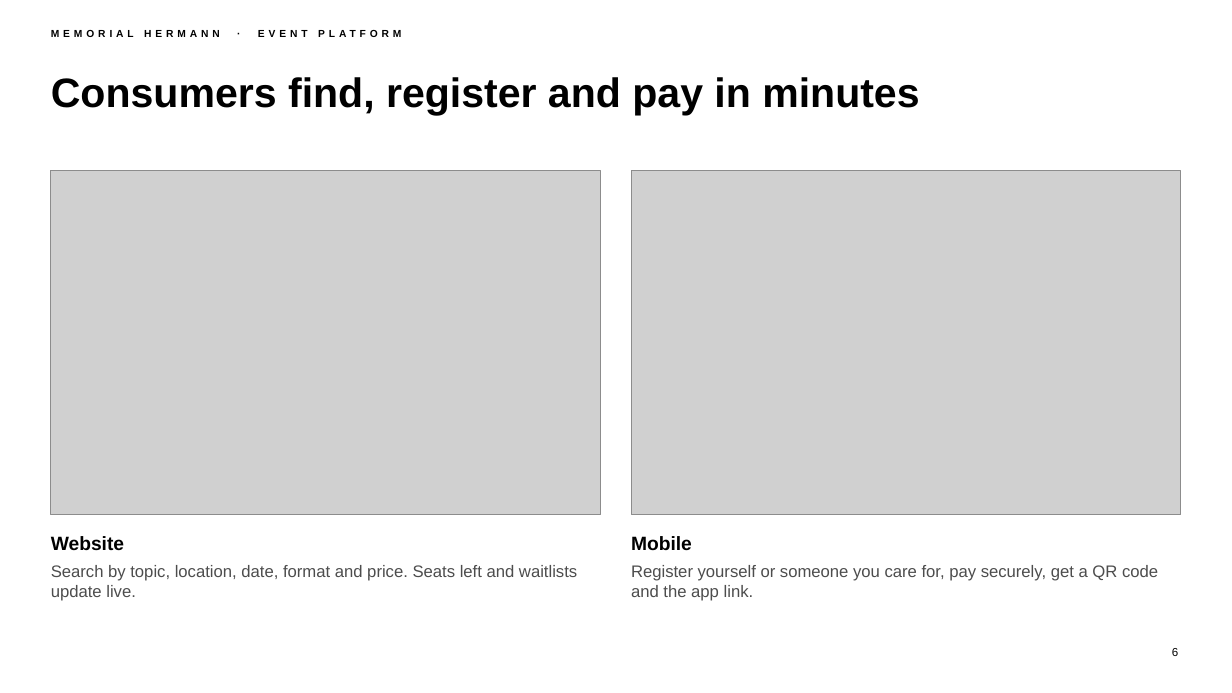
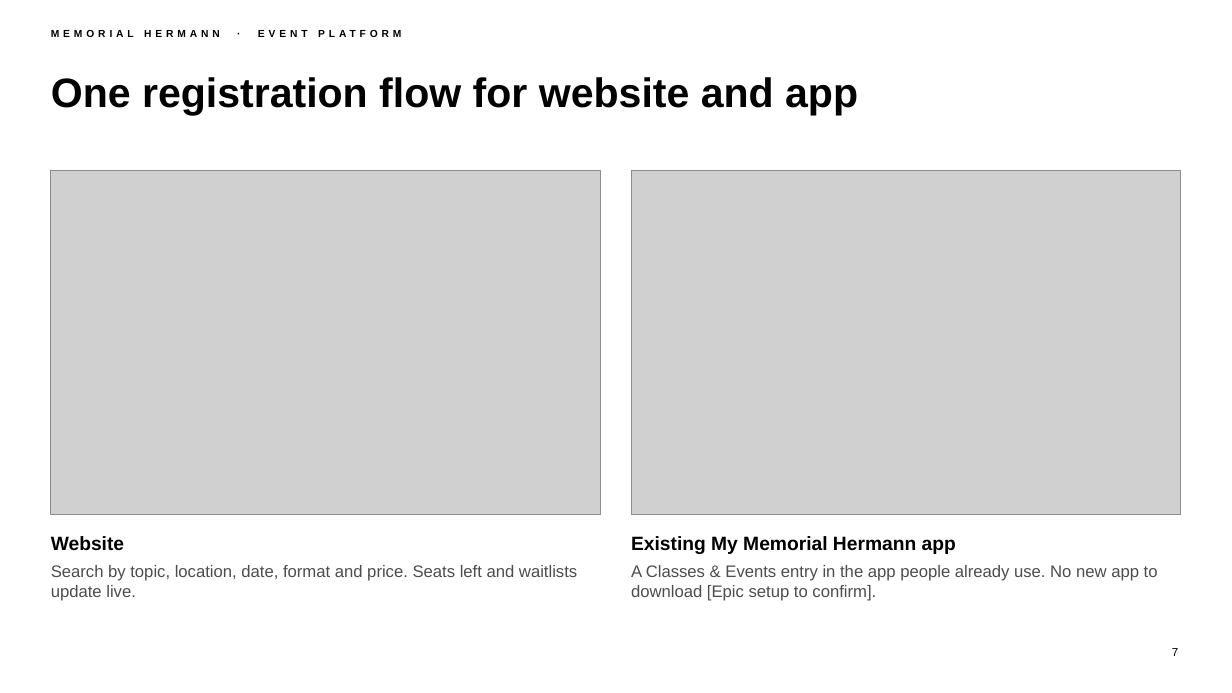
Before and after one commit to chintasurya/preSales_Memorial-hermann, a slide deck: slide 7 of deck/Memorial-Hermann-Event-Platform.pptx (slide 6 before the commit). Drawn at 1232x693 pixels with LibreOffice and Linux fonts; fonts in the diff are those of the drawing; grey boxes stand for pictures; background and template pictures are left out. Boxes give left, top, right and bottom in pixels: in the first picture for what was removed or moved away, otherwise in the second. Text is boxed around its words. In the diff, an @@ line names an element or a change of style, - is before the commit and + after.

```diff
--- a/deck/Memorial-Hermann-Event-Platform.pptx
+++ b/deck/Memorial-Hermann-Event-Platform.pptx
@@ title at bbox=[51, 77, 858, 115]: text changed @@
-Consumers find, register and pay in minutes
+One registration flow for website and app
@@ text at bbox=[631, 536, 956, 554]: text changed @@
-Mobile
+Existing My Memorial Hermann app
@@ text at bbox=[631, 565, 1158, 601]: text changed @@
-Register yourself or someone you care for, pay securely, get a QR code and the app link.
+A Classes & Events entry in the app people already use. No new app to download [Epic setup to confirm].
@@ page number at bbox=[1172, 648, 1178, 656]: text changed @@
-6
+7
```
Also in this commit, not shown: 9 other slides changed, 6 slides added, 1 slide removed, 12 other files.
